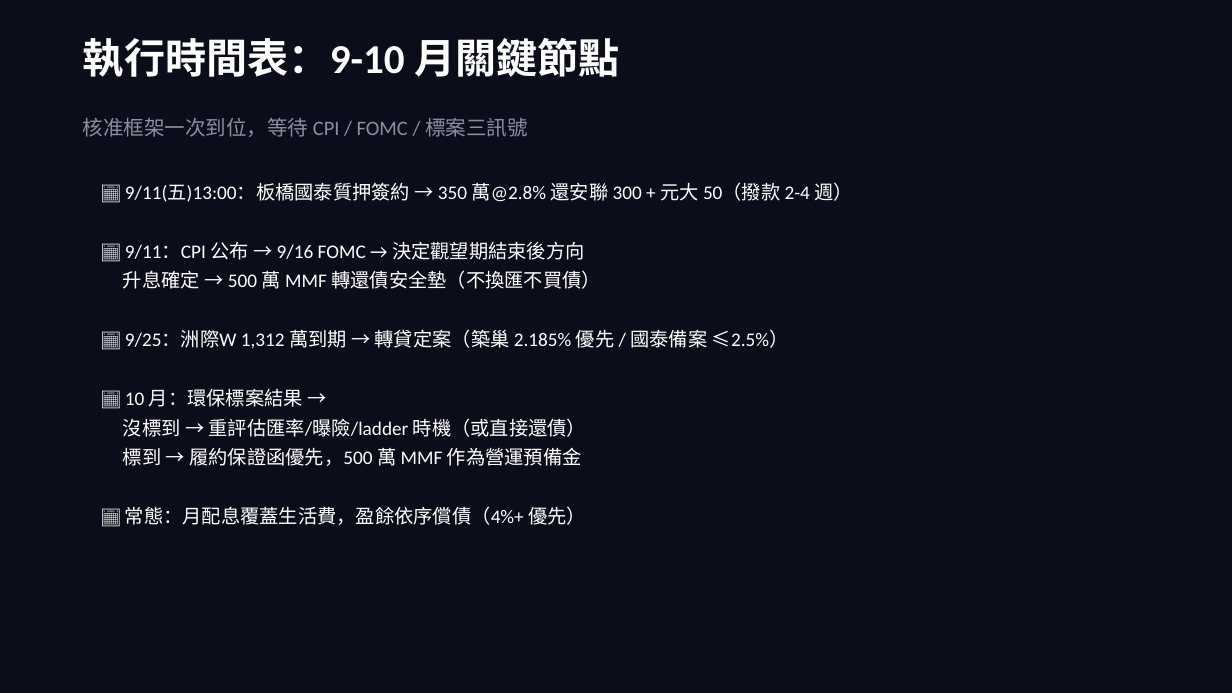
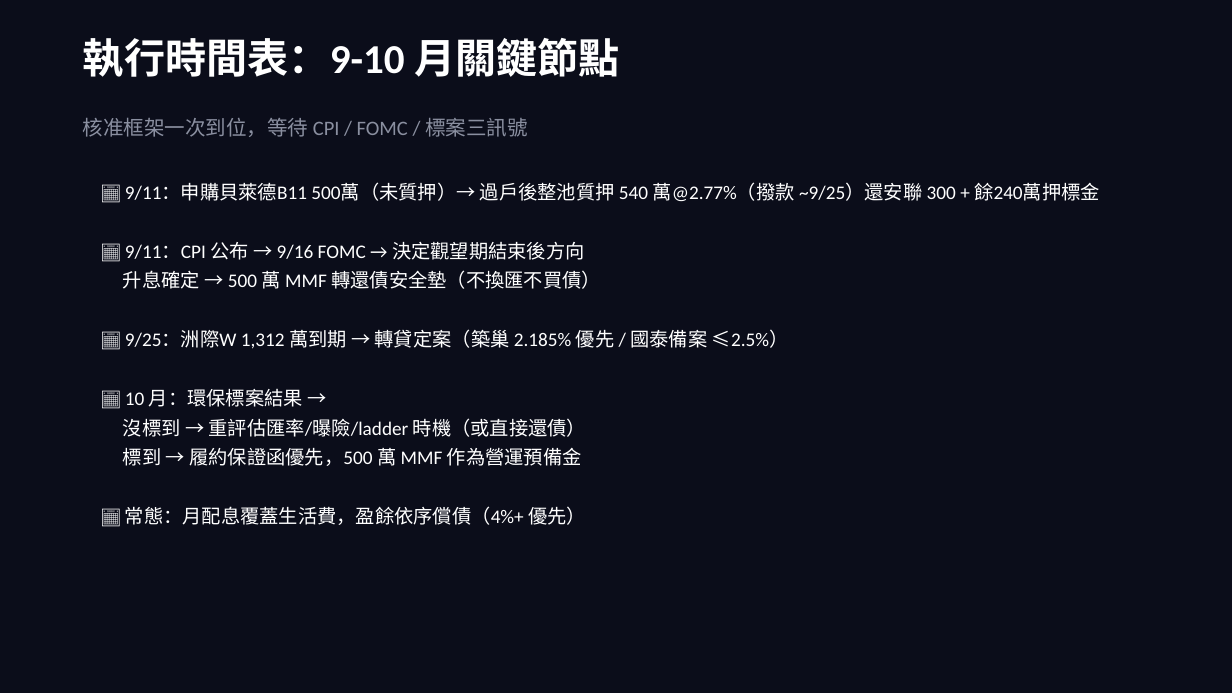
Before and after one commit to b0988321088/longjiu-dashboard-2, a slide deck: slide 9 of 大轉向資產配置策略_final.pptx. Drawn at 1232x693 pixels with LibreOffice and Linux fonts; fonts in the diff are those of the drawing. Boxes give left, top, right and bottom in pixels: in the first picture for what was removed or moved away, otherwise in the second. Text is boxed around its words. In the diff, an @@ line names an element or a change of style, - is before the commit and + after.

```diff
--- a/大轉向資產配置策略_final.pptx
+++ b/大轉向資產配置策略_final.pptx
@@ text at [125,182,1100,201]: text changed @@
-📅 9/11(五)13:00：板橋國泰質押簽約 → 350 萬@2.8% 還安聯 300 + 元大 50（撥款 2-4 週）
+📅 9/11：申購貝萊德B11 500萬（未質押）→ 過戶後整池質押 540 萬@2.77%（撥款 ~9/25）還安聯 300 + 餘240萬押標金
```
Also in this commit, not shown: 9 other slides changed, 1 other file.
